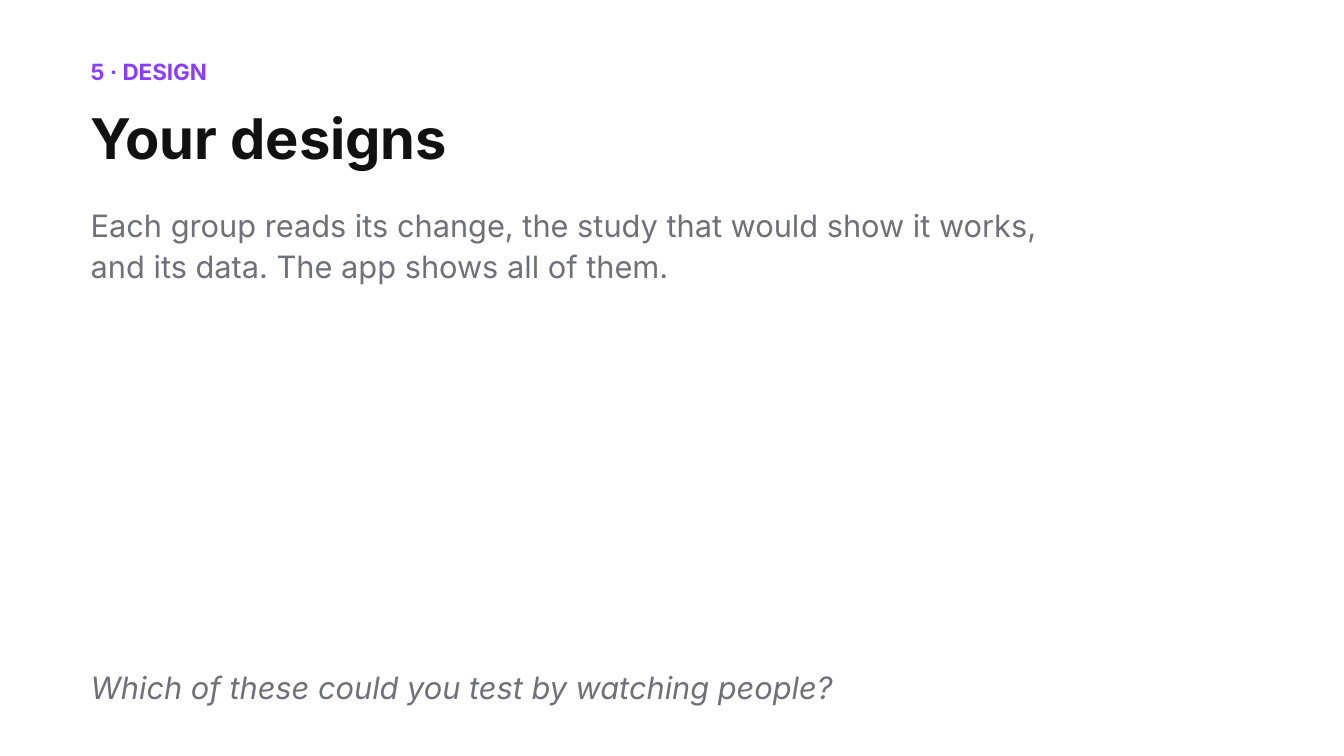
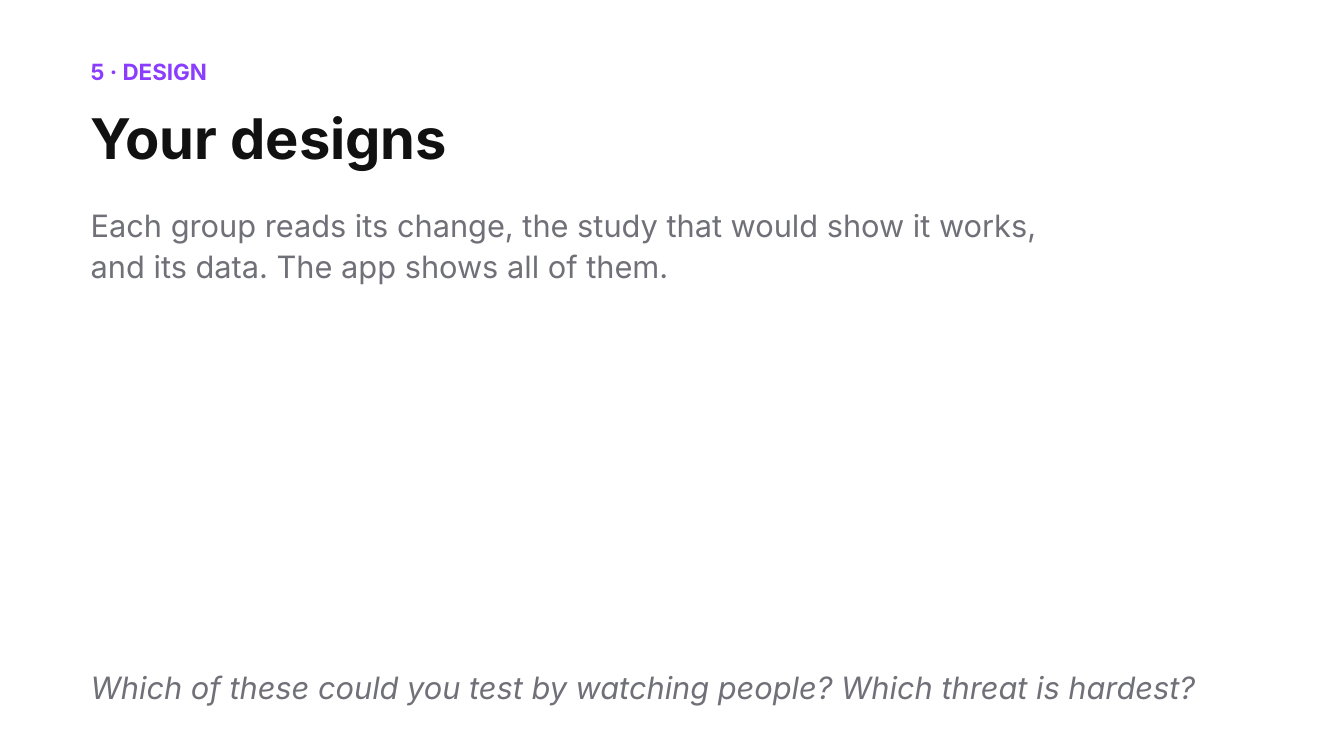
Before and after one commit to shubham3-ucb/cs294-pl, a slide deck: slide 19 of slides/thursday_app.pptx (slide 18 before the commit). Drawn at 1344x756 pixels with LibreOffice and Linux fonts; fonts in the diff are those of the drawing. Boxes give left, top, right and bottom in pixels: in the first picture for what was removed or moved away, otherwise in the second. Text is boxed around its words. In the diff, an @@ line names an element or a change of style, - is before the commit and + after.

```diff
--- a/slides/thursday_app.pptx
+++ b/slides/thursday_app.pptx
@@ text at [91,675,1195,705]: text changed @@
-Which of these could you test by watching people?
+Which of these could you test by watching people? Which threat is hardest?
```
Also in this commit, not shown: 10 other slides changed, 3 slides added, 2 slides removed, 20 other files.
